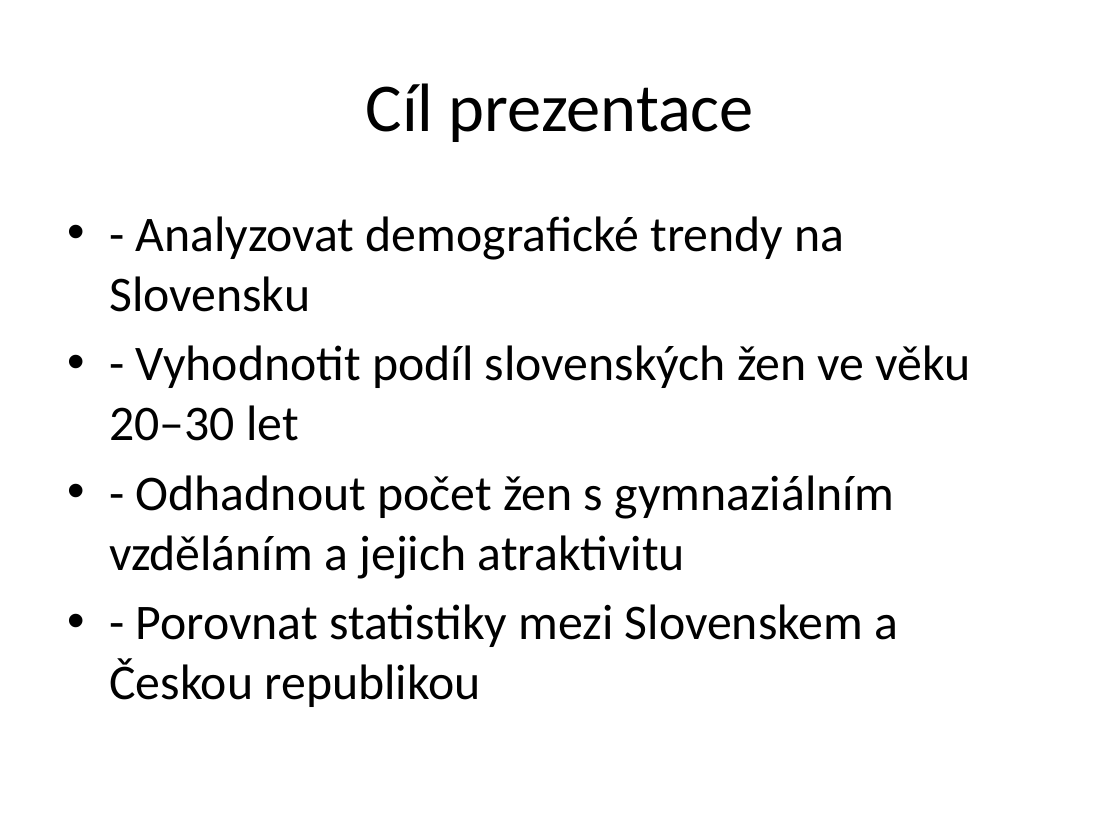
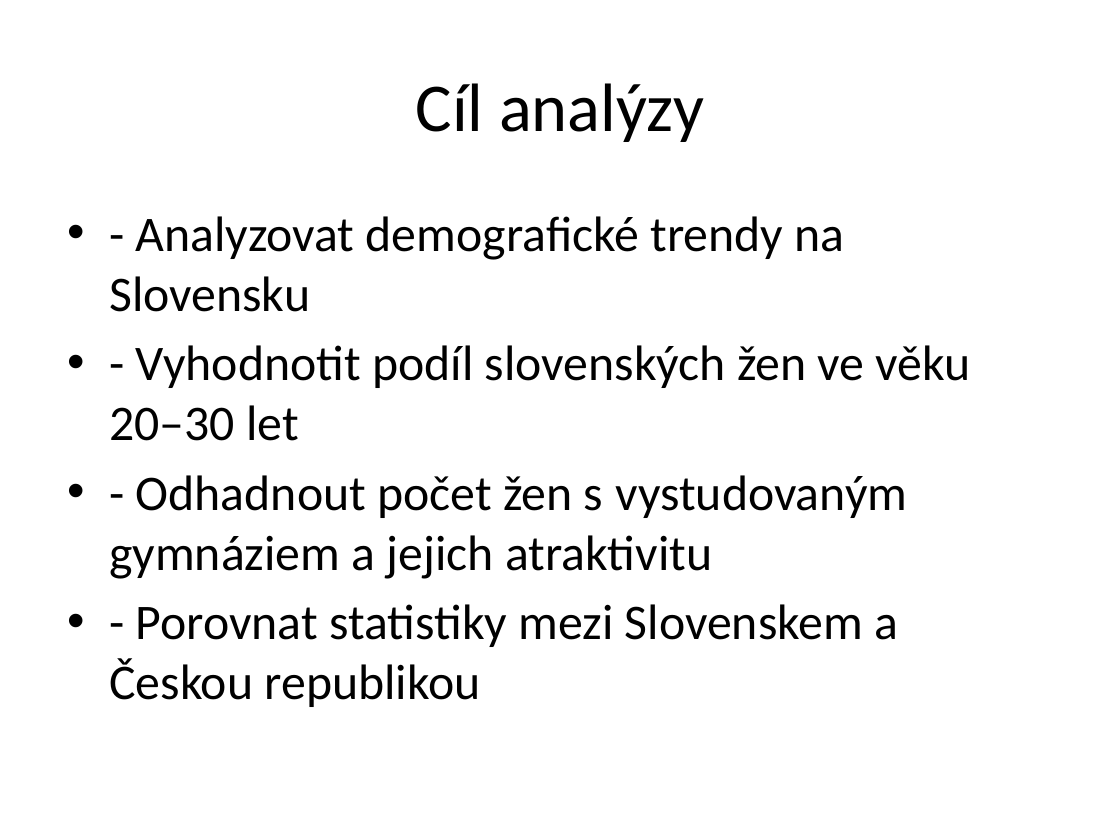
Before and after one commit to VelkaSunka/Slovakian_woman_propability, a slide deck: slide 2 of demograficka_analyza_slovensko.pptx. Drawn at 1120x840 pixels with LibreOffice and Linux fonts; fonts in the diff are those of the drawing. Boxes give left, top, right and bottom in pixels: in the first picture for what was removed or moved away, otherwise in the second. Text is boxed around its words. In the diff, an @@ line names an element or a change of style, - is before the commit and + after.

```diff
--- a/demograficka_analyza_slovensko.pptx
+++ b/demograficka_analyza_slovensko.pptx
@@ title at <box>416,83,704,142</box>: text changed @@
-Cíl prezentace
+Cíl analýzy
@@ text at <box>109,475,907,579</box>: text changed @@
-• - Odhadnout počet žen s gymnaziálním vzděláním a jejich atraktivitu
+• - Odhadnout počet žen s vystudovaným gymnáziem a jejich atraktivitu
```
Also in this commit, not shown: 2 other slides changed.
